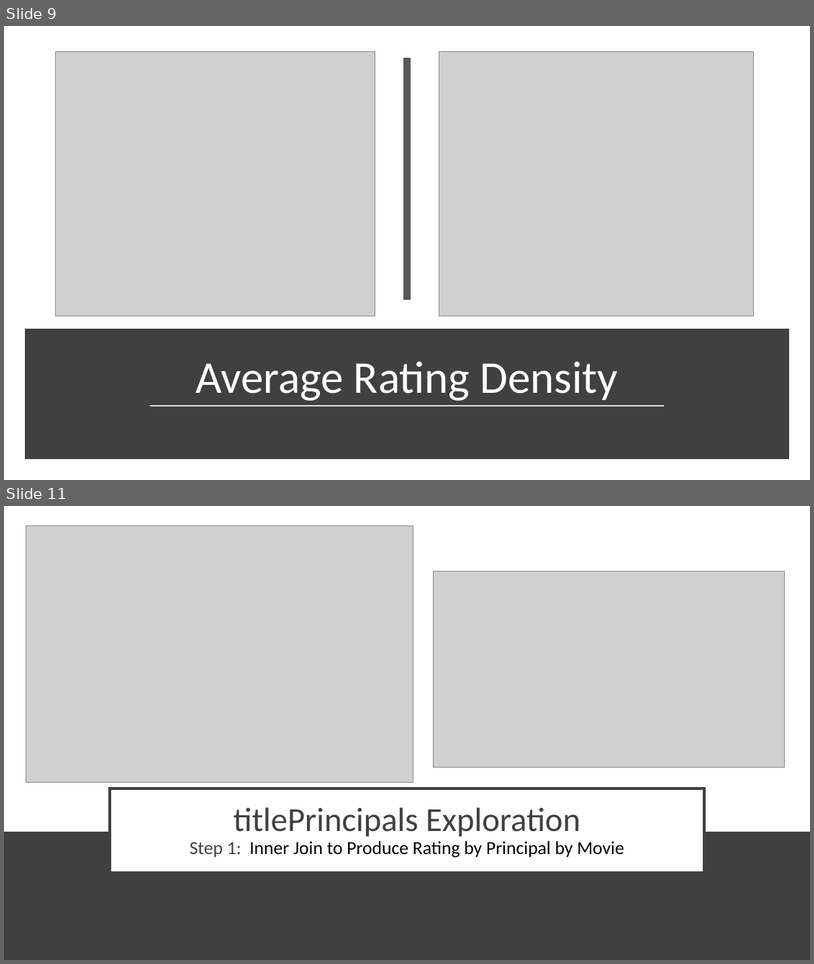
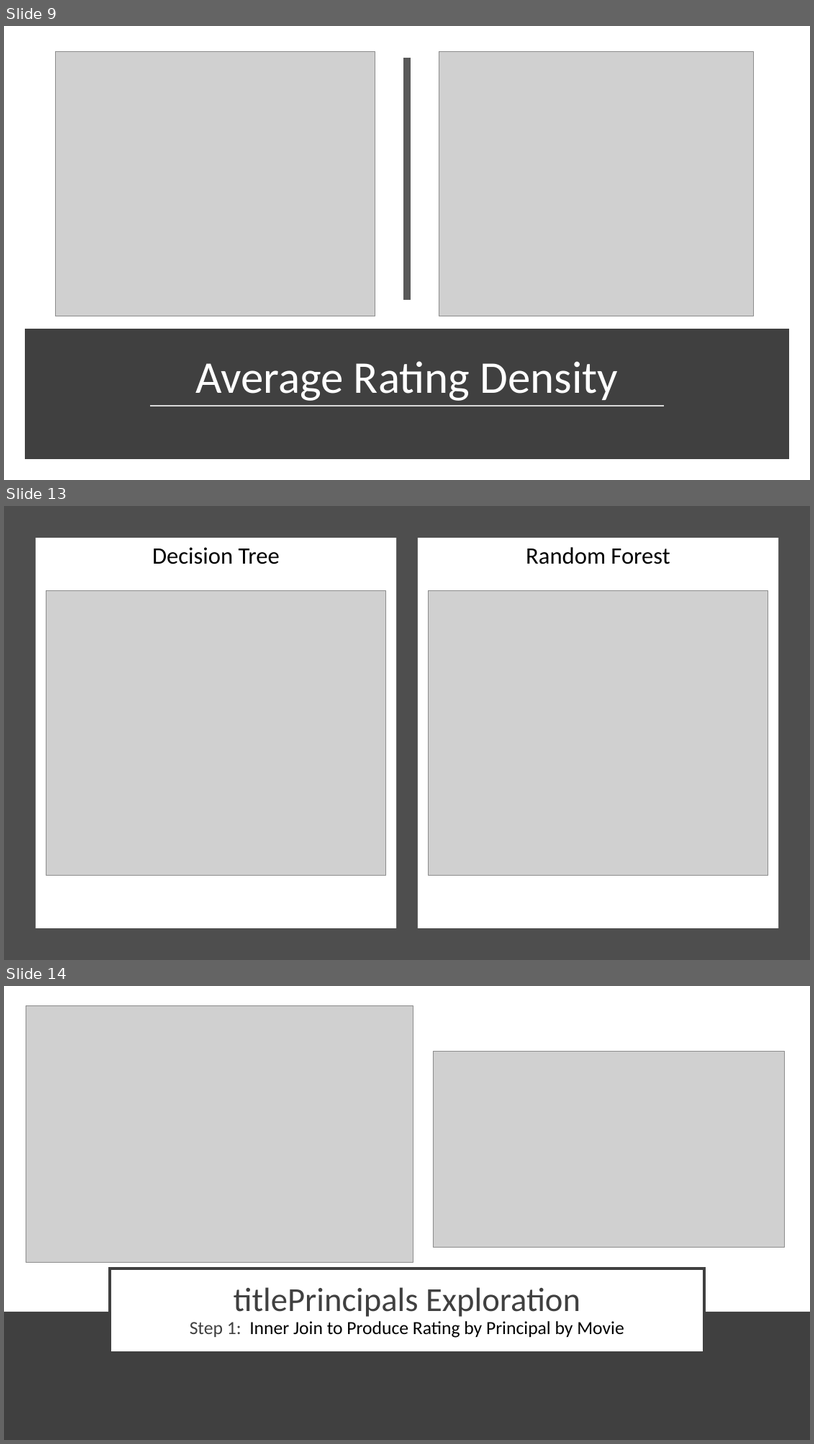
Before and after one commit to dniedermier-cscc/Scrum-Lords-Capstone-2018, a slide deck: Presentation/ScrumLords_Capstone.pptx. Shown one above the other, each under a label of ours: slides 9 and 11 before the commit, slides 9, 13 and 14 after it; the slides between them are not shown. The pictures are 814x964 and 814x1444 pixels, drawn with LibreOffice and Linux fonts; fonts in the diff are those of the drawing; grey boxes stand for pictures. Boxes give left, top, right and bottom in pixels: in the first picture for what was removed or moved away, otherwise in the second. Text is boxed around its words. In the diff, an @@ line names an element or a change of style, - is before the commit and + after.

```diff
--- a/Presentation/ScrumLords_Capstone.pptx
+++ b/Presentation/ScrumLords_Capstone.pptx
@@ slide 13 added at (4,506,810,960), background #FFFFFF @@
@@ rectangle added at (4,506,810,960), fill #4E4E4E @@
@@ rectangle added at (36,538,396,928), fill #FFFFFF @@
@@ text added at (152,547,280,564), 28 pt, text #000000 @@
+Decision Tree
@@ rectangle added at (418,538,779,928), fill #FFFFFF @@
@@ text added at (526,547,670,564), 28 pt, text #000000 @@
+Random Forest
@@ picture added at (46,590,386,875) @@
@@ picture added at (429,590,768,875) @@
@@ what was slide 11 is now slide 14 @@
```
Also in this commit, not shown: 9 slides changed, 4 other slides added, 1 slide removed, 1 other file.
